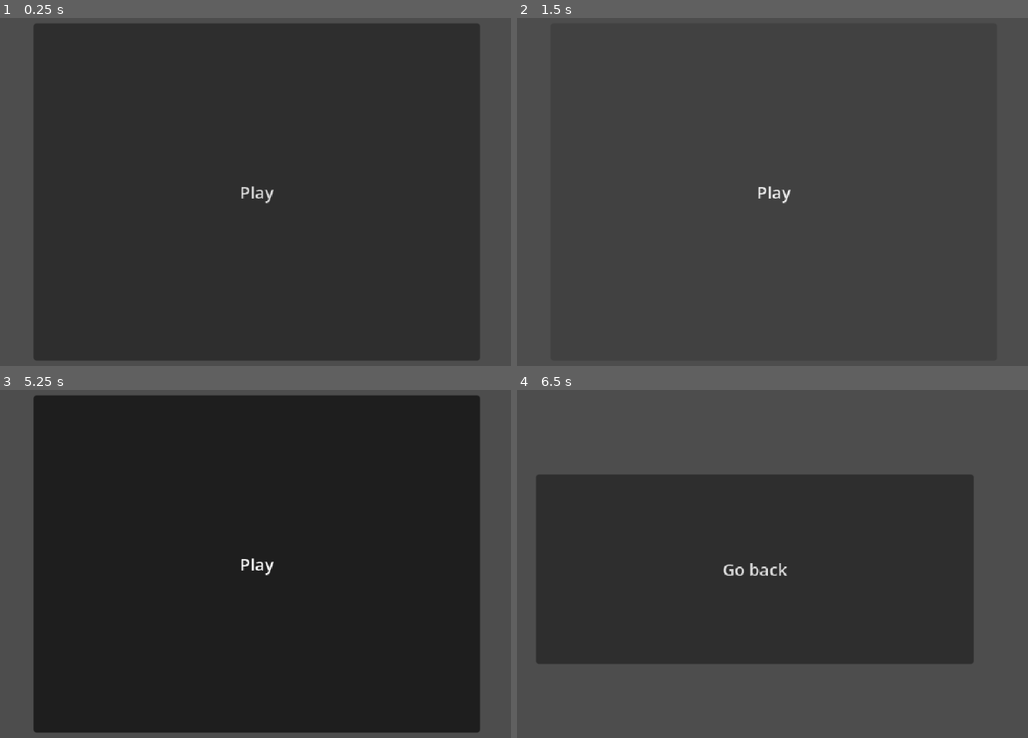
Above: before the commit, frames 1-4 (two rows, left to right).
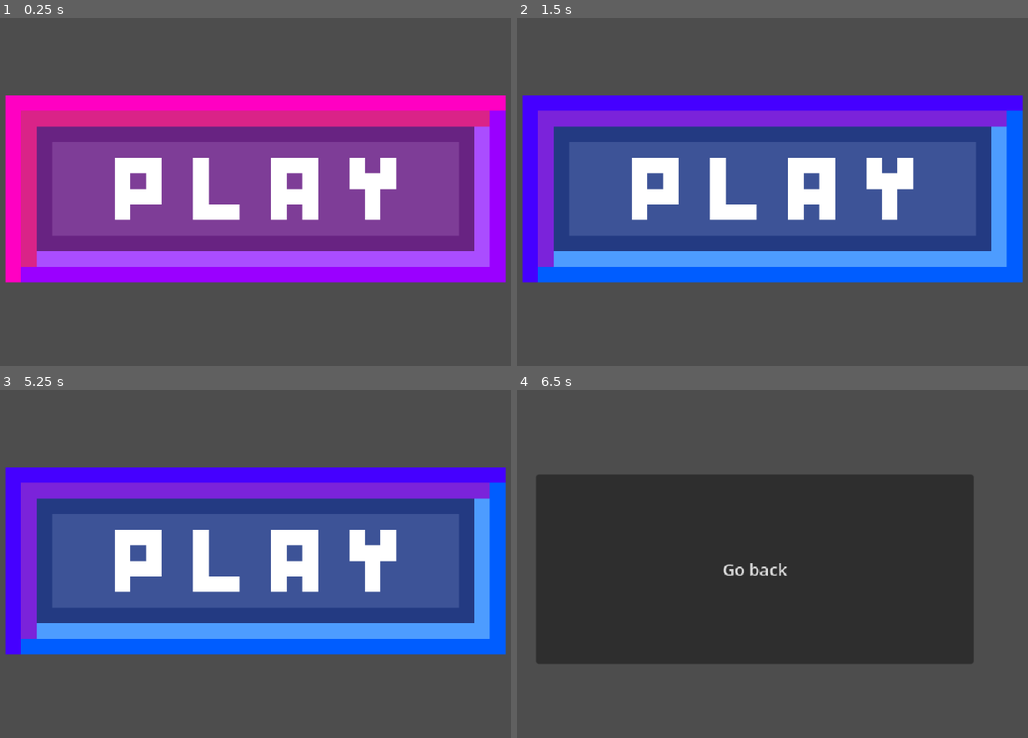
Above: after the commit, the same moments.

Repository: CyphingColt/game-1
Game: Godot game, scene res://scenes/main.tscn
The game is run twice, just before and just after one commit, with the same random seed, the same clock (stepped at 60 frames per second) and the same inputs.
Inputs (mouse positions are in pixels of both pictures, inside the frame that each line leads up to; where the layout moved, square brackets give the same spot in the first picture):
- Up to frame 1 (0.25 s): no input
- Up to frame 2 (1.5 s): click (772, 188) [772, 192] at 0.5 s; click "Go back" at 1.25 s
- Up to frame 3 (5.25 s): click (255, 560) [255, 564] at 2 s; tap Enter at 2.75, 4.25 s; move the mouse to (403, 550) at 2.77 s; hold Right 2.78-3.53 s; tap Alt at 2.85, 4.35 s; click (403, 550) at 2.92 s; tap Space at 3.5, 5 s; move the mouse to (122, 588) at 3.52 s; hold Down 3.53-4.28 s; tap Shift at 3.6, 5.1 s; move the mouse to (321, 487) at 4.27 s; hold Right 4.28-5.03 s; move the mouse to (224, 644) at 5.02 s; hold Up from 5.03 s (still down); click (224, 644) at 5.17 s
- Up to frame 4 (6.5 s): tap Enter at 5.75 s; move the mouse to (976, 623) at 5.77 s; release Up at 5.78 s; hold Left from 5.78 s (still down); tap Alt at 5.85 s

The runs differ from the first frame. In frame 1, 90% of the frame differs, in the area x 0-100%, y 1-99%; in frame 2, 53%; in frame 3, 90%; in frame 4, nothing differs.

Commit message:
Asset for playbutton

Diff:
--- a/scenes/main.tscn
+++ b/scenes/main.tscn
@@ -1,16 +1,19 @@
 [gd_scene format=3 uid="uid://cf1bnvrocd2kn"]
 
 [ext_resource type="Script" uid="uid://b4runvplf4q2k" path="res://scripts/main.gd" id="1_o5qli"]
+[ext_resource type="Texture2D" uid="uid://dto50snqilhbw" path="res://Assets/PlayButton.png" id="2_sugp2"]
+[ext_resource type="Texture2D" uid="uid://xoan4kjuy1m3" path="res://Assets/PlayButtonHover.png" id="3_jyhfs"]
 
 [node name="Node2D" type="Node2D" unique_id=1691056215]
 script = ExtResource("1_o5qli")
 
-[node name="PlayButton" type="Button" parent="." unique_id=543969374]
-offset_left = 105.0
-offset_top = 14.0
-offset_right = 533.5161
-offset_bottom = 338.0
-text = "Play
-"
+[node name="PlayButton" type="TextureButton" parent="." unique_id=664447129]
+offset_left = 78.00001
+offset_top = 83.0
+offset_right = 110.00001
+offset_bottom = 95.0
+scale = Vector2(15, 15)
+texture_normal = ExtResource("2_sugp2")
+texture_hover = ExtResource("3_jyhfs")
 
 [connection signal="button_up" from="PlayButton" to="." method="_on_play_button_button_up"]
Binary file added: Assets/PlayButton.png
Not shown, added: Assets/PlayButton.png.import
Binary file added: Assets/PlayButtonHover.png
Not shown, added: Assets/PlayButtonHover.png.import
